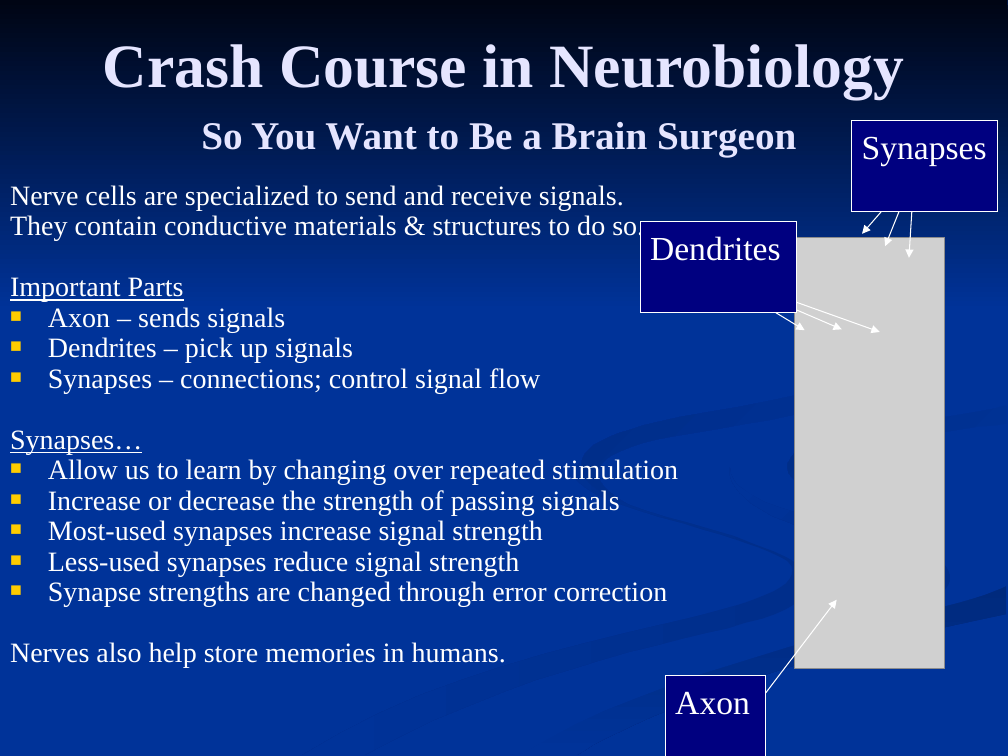
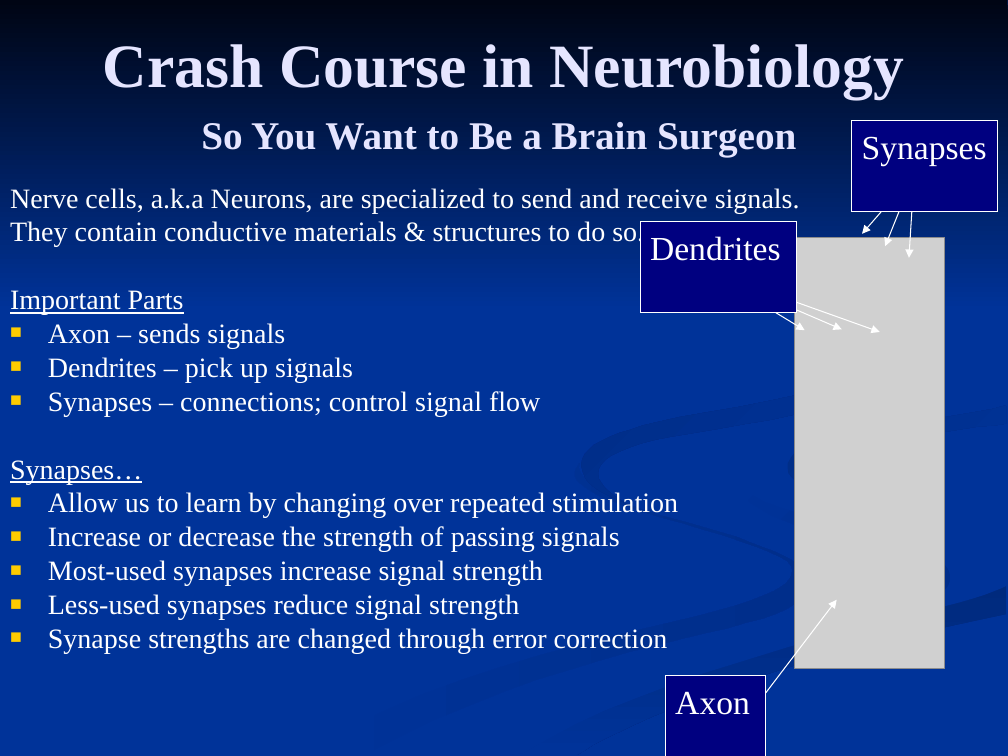
Before and after one commit to FleepyBeepy/Artificial-Intelligence, a slide deck: slide 2 of Lecture Slides/8.2 - Neural Networks.ppt. Drawn at 1008x756 pixels with LibreOffice and Linux fonts; fonts in the diff are those of the drawing; grey boxes stand for pictures. Boxes give left, top, right and bottom in pixels: in the first picture for what was removed or moved away, otherwise in the second. Text is boxed around its words. In the diff, an @@ line names an element or a change of style, - is before the commit and + after.

```diff
--- a/Lecture Slides/8.2 - Neural Networks.ppt
+++ b/Lecture Slides/8.2 - Neural Networks.ppt
@@ text at <box>10,188,800,213</box>: text changed @@
-Nerve cells are specialized to send and receive signals.
+Nerve cells, a.k.a Neurons, are specialized to send and receive signals.
@@ text at <box>10,221,678,654</box>: line spacing 0.7 to 0.8 @@
@@ freeform shape at <box>582,235,901,504</box>: fill gradient #003399 to #002B82 to gradient #002B82 to #003399 @@
@@ freeform shape at <box>302,463,806,755</box>: fill gradient #002E8B to #003399 to gradient #003399 to #002E8B @@
@@ text at <box>10,642,506,668</box>: paragraph removed @@
-Nerves also help store memories in humans.
```
Also in this commit, not shown: 3 other slides changed, 15 slides added, 2 slides removed.
